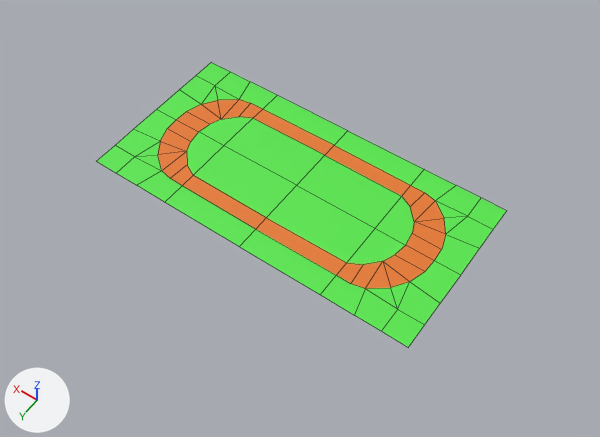
What one commit did to the Blender file Assets/Art/Track.blend.
One viewpoint serves both versions: a 50 mm lens placed at (-68.1, 94.1, 136.9), pointed at (-4.4, 4.9, -3.2). Arrows for +X, +Y and +Z are at lower left; the lights stay in place. Mesh edges are drawn as thin lines.
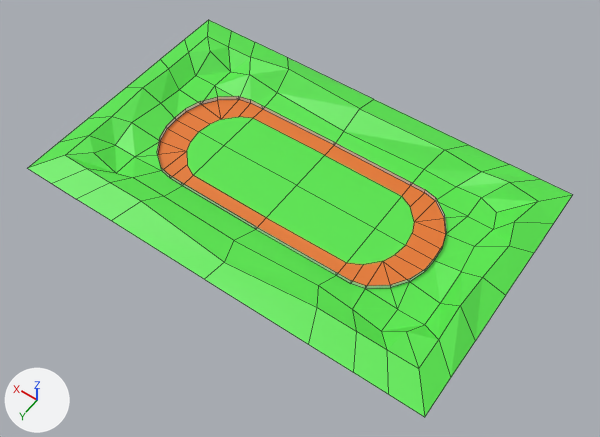
Boxes (x1, y1, x2, y2) around the edits, measured in the pictures (600 x 437 px):
'Plane', reshaped (33% wider, 39% taller)
    before: (97, 62, 506, 347)
    after: (27, 20, 572, 417)
part 1 of me_plane, built on
    before: (137, 82, 365, 315)
    after: (27, 20, 572, 417)
part 2 of me_plane, recoloured
    before: (165, 186, 336, 295)
    after: (182, 183, 336, 275)

What the commit changed:
Material 'Fence' (mat_fence) is new.
Its base color is (0.8, 0.8, 0.8) (white #e7e7e7).
me_plane is used by ob_plane; location (0.0, 0.0, 0.0); scale (20.0, 10.0, 10.0).
me_plane had 83 vertices, 68 faces and spanned x -2.0..2.0, y -2.0..2.0, z 0.0.
me_plane now has 167 vertices, 152 faces and spans x -2.48..2.48, y -3.09..3.09, z -0.04..0.44.
Part 1, on me_plane:
4 faces are deleted.
17 vertices move from x -2.0..2.0, y -2.0..2.0, z 0.0 to x -2.0..2.0, y -2.0..2.0, z -0.04..0.35.
60 vertices are added at x -2.48..2.48, y -3.09..3.09, z 0.06..0.44.
24 new vertices lie (0.0, 0.0, 0.1) away from vertices in x -1.7..1.7, y -1.45..1.43, z 0.0.
62 new faces join them, mat_grass (green #57e74b).
26 new faces join them, mat_fence (white #e7e7e7).
me_plane part 2: 2 faces spanning x -1.0..1.0, y 1.43..1.45, z 0.0..0.1 switch from mat_grass (green #57e74b) to mat_fence (white #e7e7e7).
